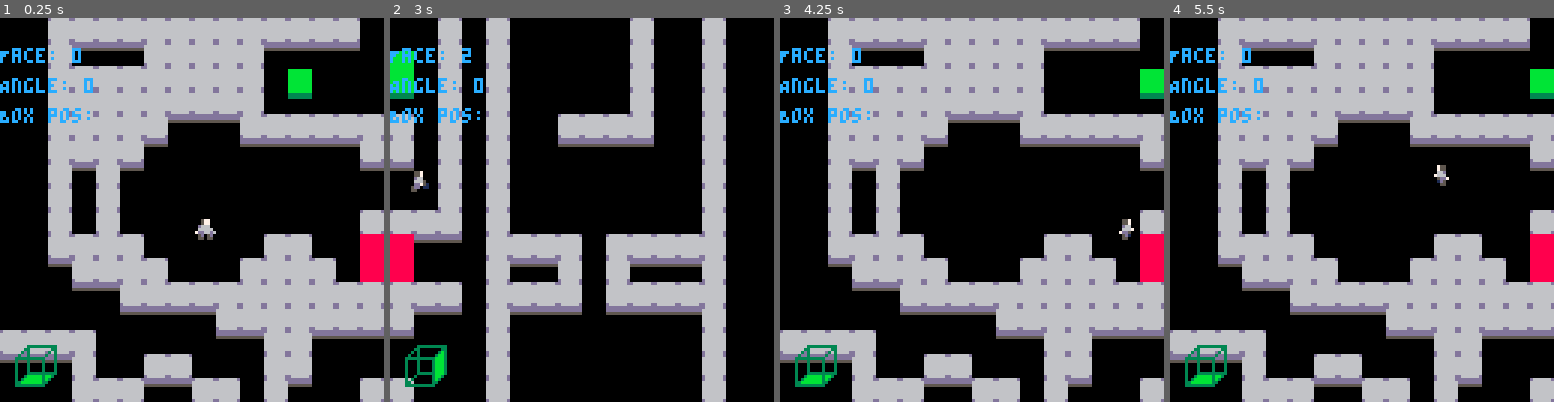
Above: before the commit, frames 1-4 (left to right).
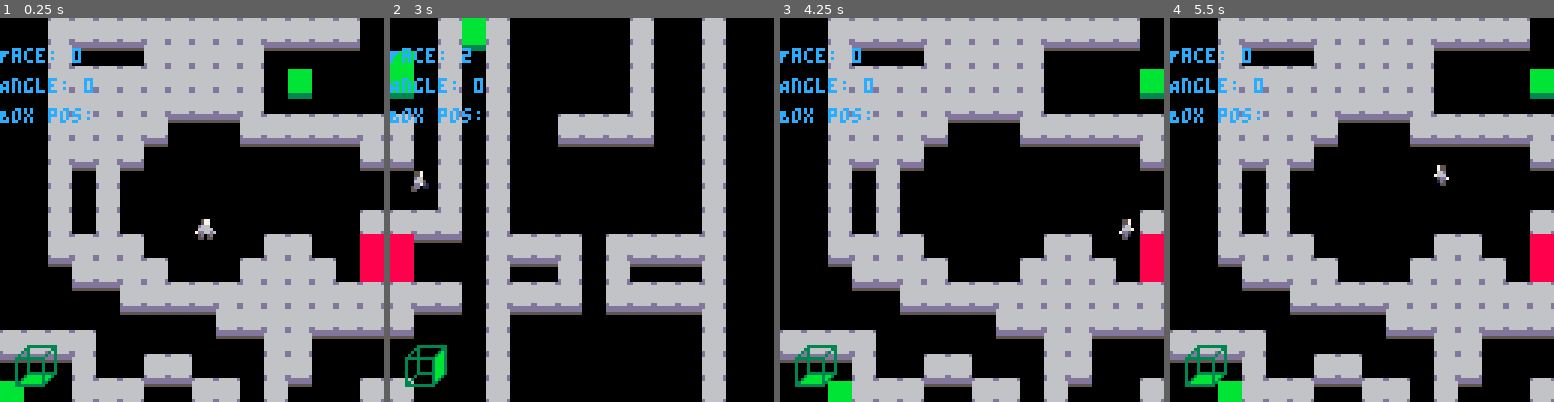
Above: after the commit, the same moments.

Repository: EmilBert/gmtkjam2025
Game: PICO-8 cartridge game.p8
The game is run twice, just before and just after one commit, with the same random seed, the same clock (stepped at 60 frames per second) and the same inputs.
Inputs:
- Up to frame 1 (0.25 s): no input
- Up to frame 2 (3 s): hold Right 1.6-2.1 s; hold Up 2.15-2.42 s; hold Right from 2.47 s (still down)
- Up to frame 3 (4.25 s): release Right at 3.03 s; hold Left 3.08-3.58 s; hold Down 3.63-3.97 s; hold Right from 4.02 s (still down)
- Up to frame 4 (5.5 s): release Right at 4.68 s; hold Up 4.73-5.03 s; hold Left from 5.08 s (still down)

The runs differ from the first frame. In frame 1, 0.3% of the frame differs, in the area x 0-7%, y 94-100%; in frame 2, 0.5%, in the area x 18-25%, y 0-9%; in frame 3, 0.3%; in frame 4, 0.3%.

Commit message:
feat: added all box and button spawn locations

Diff:
--- a/game.p8
+++ b/game.p8
@@ -193,7 +193,7 @@
 0000000000000000000000000000000000000000000000000000000000000000000000000000000000000000000000000000000000000000000000000000000000000000000000000000000000000000000000000000000000000000000000000000000000000000000000000000000000000000000000000000000000000000
 __map__
 0000111111111111111111111111110000001111111111111100111111111111000011001100000000001100001100000000001111110000111100110000001100000000000000000000000000000000111111111111000000000000000000000000000000000000000000000000000000000000000000000000000000000000
-0000110000001111111111000000000000001111111111000000000000000011000011001100000000001100001100000000001111110000111100130000000011111111111111111111111111111111111111111111000000000000000000000000000000000000000000000000000000000000000000000000000000000000
+0000110000001111111111000000000000001111111111000000000000000011000011001100000000001100001100000000001111110000111100130000002411111111111111111111111111111111111111111111000000000000000000000000000000000000000000000000000000000000000000000000000000000000
 0000111111111111111111000000000000001111111100000000000000000011000011001100000000001100001100001111111111110000111100130000000011111111111111111111111111111111111111111111111111111111111100000000000000000000000000000000000000000000000000000000000000000000
 0000111111111111111111000000000000001111111100000000000000000000000011001100000000001100001100001111111111110000111100130000000011111111111111111111111111111111111111111111111111111111111100000000000000000000000000000000000000000000000000000000000000000000
 0000111111111100000011111111111100001111111111000000000000000000110011001100001111111100001100001111111111110000111111111111111111111111111111111111111111111111111111111111111111111111111100000000000000000000000000000000000000000000000000000000000000000000
@@ -206,96 +206,96 @@
 0000000000111111111111111111111100001111111111111111111111111111111111001111111100111111111100001111111111110000110000000000000011111111111111111111111111111111111111111111110011001111111100000000000000000000000000000000000000000000000000000000000000000000
 0000000000000000001111111111111100001111111111111111110000000000110000001100000000000000001100001111111111110000110000000000000011111111111111111111111111111111111111111111110011001111111100000000000000000000000000000000000000000000000000000000000000000000
 1111111100000000000000111100000000001111111111111111111111111111000000001100000000000000001100001111111111110000111111111111111111111111111111111111111111111111110000000000000000000000000000000000000000000000000000000000000000000000000000000000000000000000
-0000001100001111000000111100000000001111111111111111111111111100000000001100000000000000001100001111111111110000000000000000000011111111111111111111111111111111111311000000000011001100000000000000000000000000000000000000000000000000000000000000000000000000
+0000001100001111000000111100000000001111111111111111111111111100000000001100000000000000001100001111111111110000000000000000000011111111111111111111111111111111110011000000000011001100000000000000000000000000000000000000000000000000000000000000000000000000
 0000001111110000111100110000001100001111111111111111111111111124110000001100000000000000001100001111111111110000000000000000000011111111111111111111111111111111000011111111111111001111111111110000000000000000000000000000000000000000000000000000000000000000
-0000111111111111111111111111110000000000000000000000000000000000000000000000000000000000000000000000000000000000000000000000000000000000000000000000000000000000000000000000000000000000000000000000000000000000000000000000000000000000000000000000000000000000
-0000110000001111111111000000000000000000000000000000000000000000000000000000000000000000000000000000000000000000000000000000000000000000000000000000000000000000000000000000000000000000000000000000000000000000000000000000000000000000000000000000000000000000
-0000111111111111111111001200000000000000000000000000000000000000000000000000000000000000000000000000000000000000000000000000000000000000000000000000000000000000000000000000000000000000000000000000000000000000000000000000000000000000000000000000000000000000
-0000111111111111111111000000000000000000000000000000000000000000000000000000000000000000000000000000000000000000000000000000000000000000000000000000000000000000000000000000000000000000000000000000000000000000000000000000000000000000000000000000000000000000
-0000111111111100000011111111111100000000000000000000000000000000000000000000000000000000000000000000000000000000000000000000000000000000000000000000000000000000000000000000000000000000000000000000000000000000000000000000000000000000000000000000000000000000
-0000111111110000000000000000001100000000000000000000000000000000000000000000000000000000000000000000000000000000000000000000000000000000000000000000000000000000000000000000000000000000000000000000000000000000000000000000000000000000000000000000000000000000
-0000110011000000000000000000000000000000000000000000000000000000000000000000000000000000000000000000000000000000000000000000000000000000000000000000000000000000000000000000000000000000000000000000000000000000000000000000000000000000000000000000000000000000
-0000110011000000000000000000000000000000000000000000000000000000000000000000000000000000000000000000000000000000000000000000000000000000000000000000000000000000000000000000000000000000000000000000000000000000000000000000000000000000000000000000000000000000
-0000110011000000000000000000001100000000000000000000000000000000000000000000000000000000000000000000000000000000000000000000000000000000000000000000000000000000000000000000000000000000000000000000000000000000000000000000000000000000000000000000000000000000
-0000111111110000000000111100000000000000000000000000000000000000000000000000000000000000000000000000000000000000000000000000000000000000000000000000000000000000000000000000000000000000000000000000000000000000000000000000000000000000000000000000000000000000
-0000001111111100000011111111000000000000000000000000000000000000000000000000000000000000000000000000000000000000000000000000000000000000000000000000000000000000000000000000000000000000000000000000000000000000000000000000000000000000000000000000000000000000
-0000000000111111111111111111111100000000000000000000000000000000000000000000000000000000000000000000000000000000000000000000000000000000000000000000000000000000000000000000000000000000000000000000000000000000000000000000000000000000000000000000000000000000
-0000000000000000001111111111111100000000000000000000000000000000000000000000000000000000000000000000000000000000000000000000000000000000000000000000000000000000000000000000000000000000000000000000000000000000000000000000000000000000000000000000000000000000
-0000000000000000000000111100000000000000000000000000000000000000000000000000000000000000000000000000000000000000000000000000000000000000000000000000000000000000000000000000000000000000000000000000000000000000000000000000000000000000000000000000000000000000
-1111111100001111000000111100000000000000000000000000000000000000000000000000000000000000000000000000000000000000000000000000000000000000000000000000000000000000000000000000000000000000000000000000000000000000000000000000000000000000000000000000000000000000
-0000001111110000111100000000001100000000000000000000000000000000000000000000000000000000000000000000000000000000000000000000000000000000000000000000000000000000000000000000000000000000000000000000000000000000000000000000000000000000000000000000000000000000
-…(75 lines of a section not shown)…
+0000111111111111111111111111110000001111111111111100111111111111000011001100000000001100001100000000001111110000111100110000001100000000000000000000000000000000111111111111000000000000000000000000000000000000000000000000000000000000000000000000000000000000
+0000110000001111111111000000000000001111111111000000000000000011000011001100000000001100001100000000001111110000111100000000000011111111111111111111111111111111111111111111000000000000000000000000000000000000000000000000000000000000000000000000000000000000
+0000111111111111111111001200000000001111111100000000000000000011000011001100000000001100001100001111111111110000111100000000000011111111111111111111111111111111111111111111111111111111111100000000000000000000000000000000000000000000000000000000000000000000
+0000111111111111111111000000000000001111111100000000000000000000000011001100000000001100001100001111111111110000111100000000000011111111111111111111111111111111111111111111111111111111111100000000000000000000000000000000000000000000000000000000000000000000
+0000111111111100000011111111111100001111111111000000000000000000110011001100001111111100001100001111111111110000111111111111111111111111111111111111111111111111111111111111111111111111111100000000000000000000000000000000000000000000000000000000000000000000
+0000111111110000000000000000001100001111111111111100111111111111110011001100000000000000001100001111110000110000110000000000000011111111111111111111111111111111000000000000000000001111111100000000000000000000000000000000000000000000000000000000000000000000
+0000110011000000000000000000000000001111111111111100000011000000000011001100000000000000001100001111110000110000111111111100000011111111111111111111111111111111111111111111111111001111111100000000000000000000000000000000000000000000000000000000000000000000
+0000110011000000000000000000000000001111111111111111110011000000000011001100000000000000001100001111110000110000110000001100000011111111111111111111111111111111111111000000000011001111111100000000000000000000000000000000000000000000000000000000000000000000
+0000110011000000000000000000001100001100000000000000110011000000111111001100000000000000001100001111111111110000111111111100000011111111111111111111111111111111111111001111111111111111111100000000000000000000000000000000000000000000000000000000000000000000
+0000111111110000000000111100000000001100001100000011111111000000000000001111111100111111111100001111111111110000110000000000000011111111111111111111111111111111111111001111110011001111111100000000000000000000000000000000000000000000000000000000000000000000
+0000001111111100000011111111000000001100001100000000000000000000000000001100001100110000001100001111111111110000110000000000000000000000110000000000001111111111111111111111110011001111111100000000000000000000000000000000000000000000000000000000000000000000
+0000000000111111111111111111111100001111111111111111111111111111111111001111111100111111111100001111111111110000110000000000000011111111111111111111111111111111111111111111110011001111111100000000000000000000000000000000000000000000000000000000000000000000
+0000000000000000001111111111111100001111111111111111111200000000110000001100000000000000001100001111111111110000110000000000000011111111111111111111111111111111111111111111110011001111111100000000000000000000000000000000000000000000000000000000000000000000
+1111111100000000000000111100000000001111111111111111111111111111000000001100000000000000001100001111111111110000111111111111111111111111111111111111111111111111110000000000000000000000000000000000000000000000000000000000000000000000000000000000000000000000
+0000001100001111000000111100000000001111111111111111111111111100000000001100000000000000001100001111111111110000000000000000000011111111111111111111111111111111110011000000000011001100000000000000000000000000000000000000000000000000000000000000000000000000
+1200001111110000111100110000001100001111111111111111111111111100110000001100000000000000001100001111111111110000000000000000000011111111111111111111111111111111000011111111111111001111111111110000000000000000000000000000000000000000000000000000000000000000
+…(75 lines of a section not shown)…
Not shown, changed: the sound effects (__sfx__) section of game.p8
